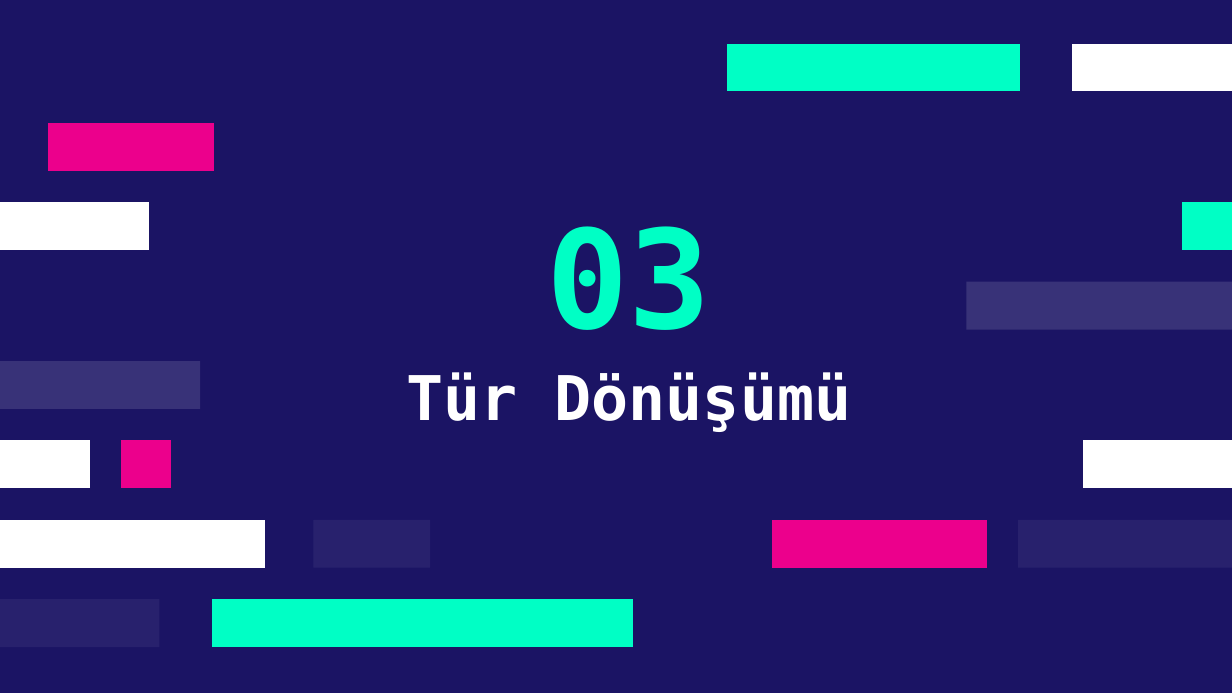
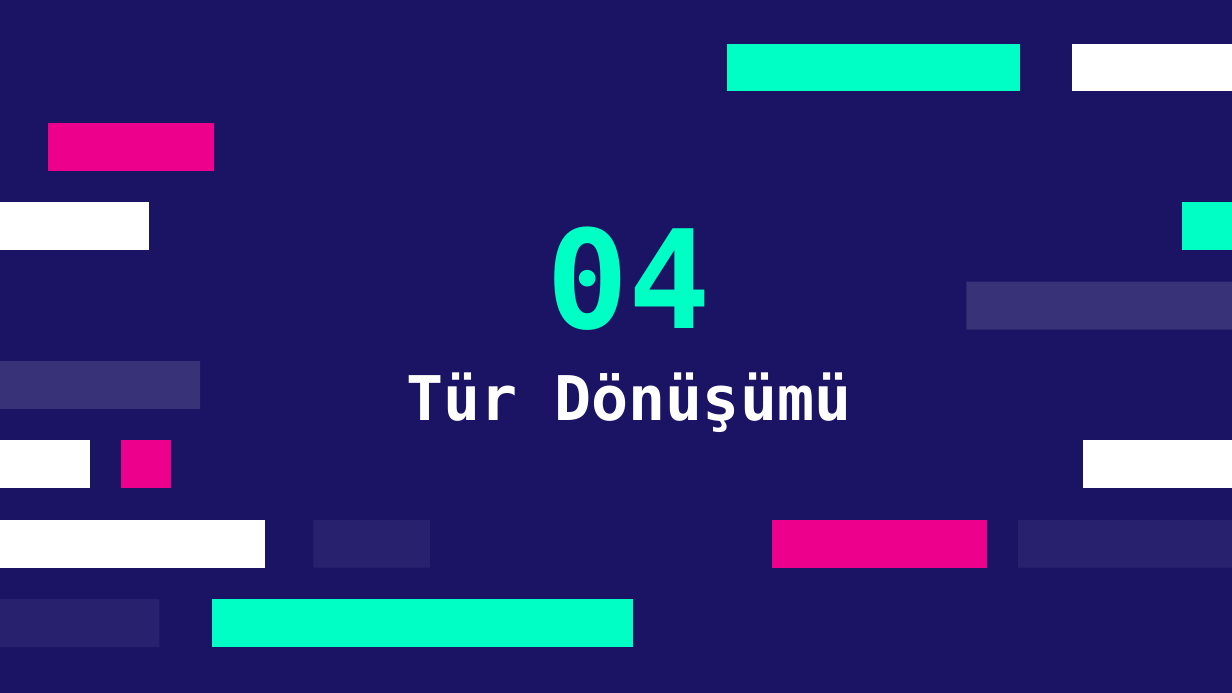
Before and after one commit to kadirdemir/C-Sharp-2022, a slide deck: slide 2 of Tür Dönüşümü.pptx. Drawn at 1232x693 pixels with LibreOffice and Linux fonts; fonts in the diff are those of the drawing. Boxes give left, top, right and bottom in pixels: in the first picture for what was removed or moved away, otherwise in the second. Text is boxed around its words. In the diff, an @@ line names an element or a change of style, - is before the commit and + after.

Commit message:
Tür Dönüşümü sunumu güncellendi

```diff
--- a/Tür Dönüşümü.pptx
+++ b/Tür Dönüşümü.pptx
@@ title at (546, 226, 711, 330): text changed @@
-03
+04
```
